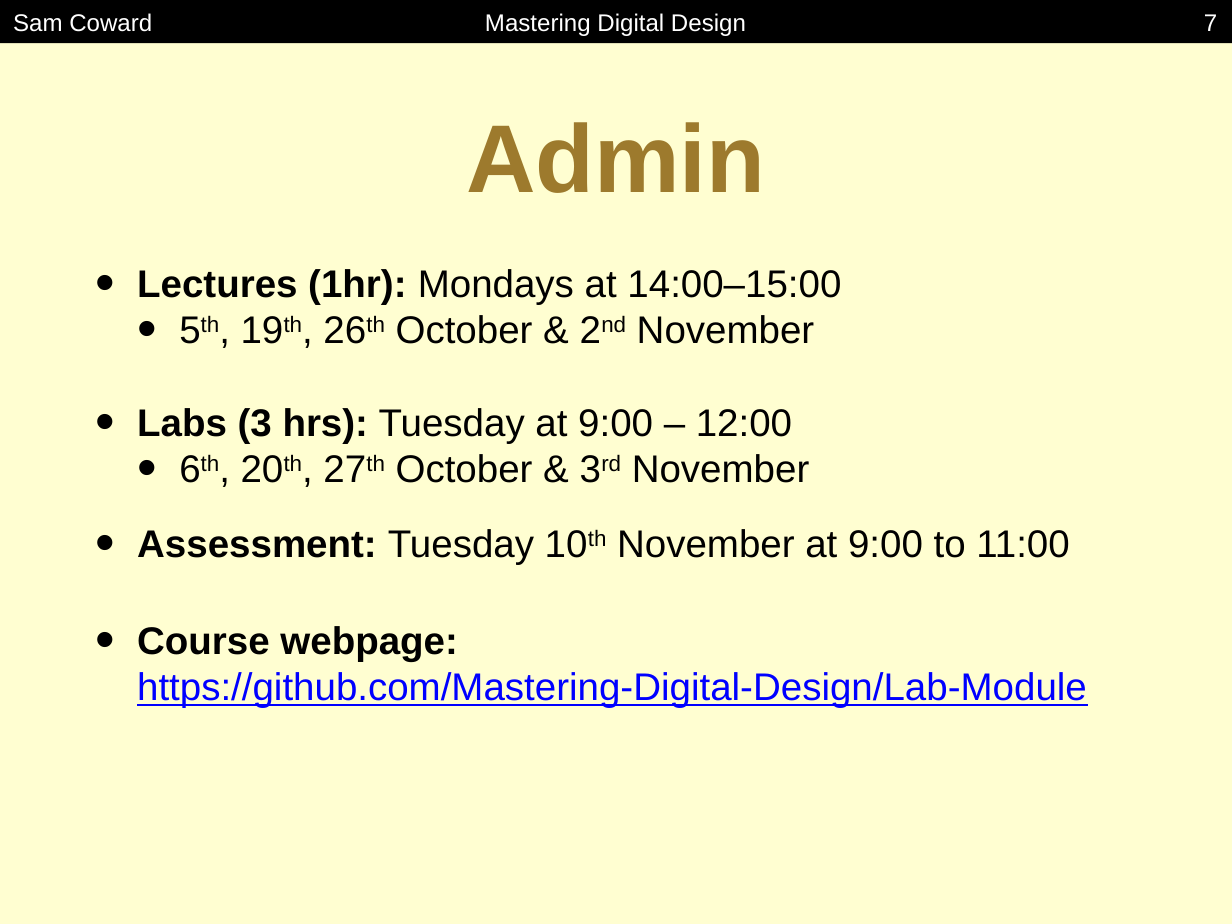
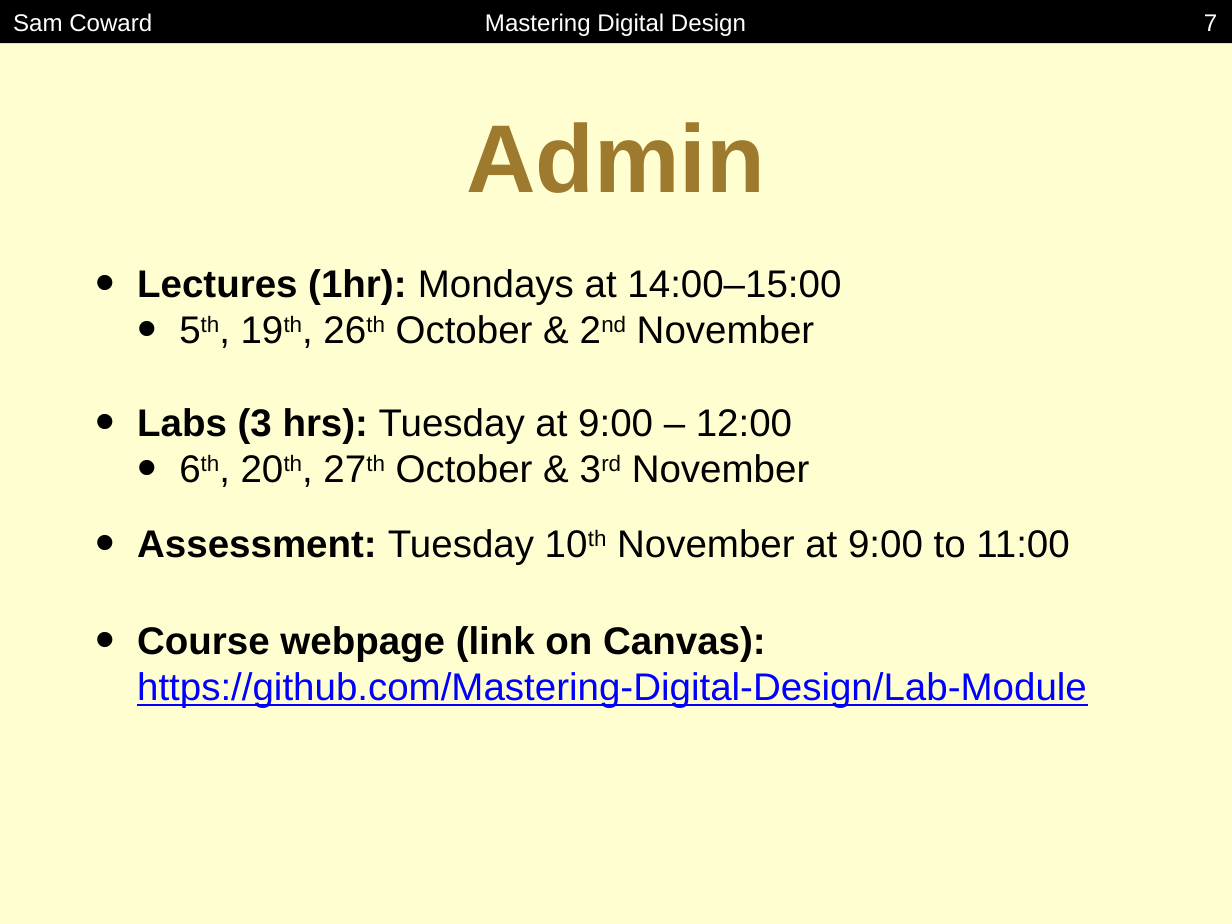
Before and after one commit to Mastering-Digital-Design/Lab-Module, a slide deck: slide 7 of lectures/lecture1.pptx. Drawn at 1232x924 pixels with LibreOffice and Linux fonts; fonts in the diff are those of the drawing. Boxes give left, top, right and bottom in pixels: in the first picture for what was removed or moved away, otherwise in the second. Text is boxed around its words. In the diff, an @@ line names an element or a change of style, - is before the commit and + after.

Commit message:
point to canvas page

```diff
--- a/lectures/lecture1.pptx
+++ b/lectures/lecture1.pptx
@@ text at [137, 626, 1087, 708]: text changed @@
-• Course webpage:
-  https://github.com/Mastering-Digital-Design/Lab-Module
+• Course webpage (link on Canvas):
+  https://github.com/Mastering-Digital-Design/Lab-Module
```
